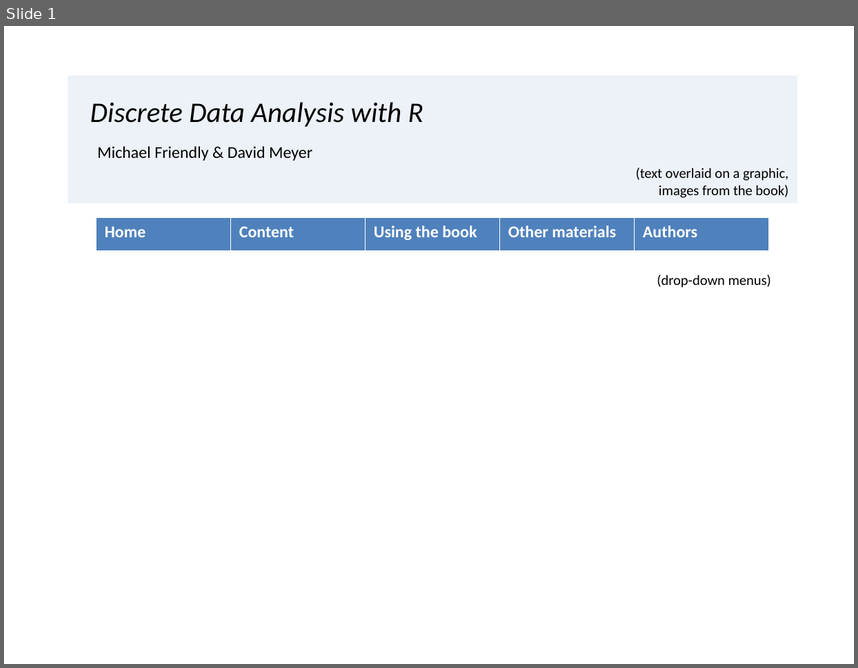
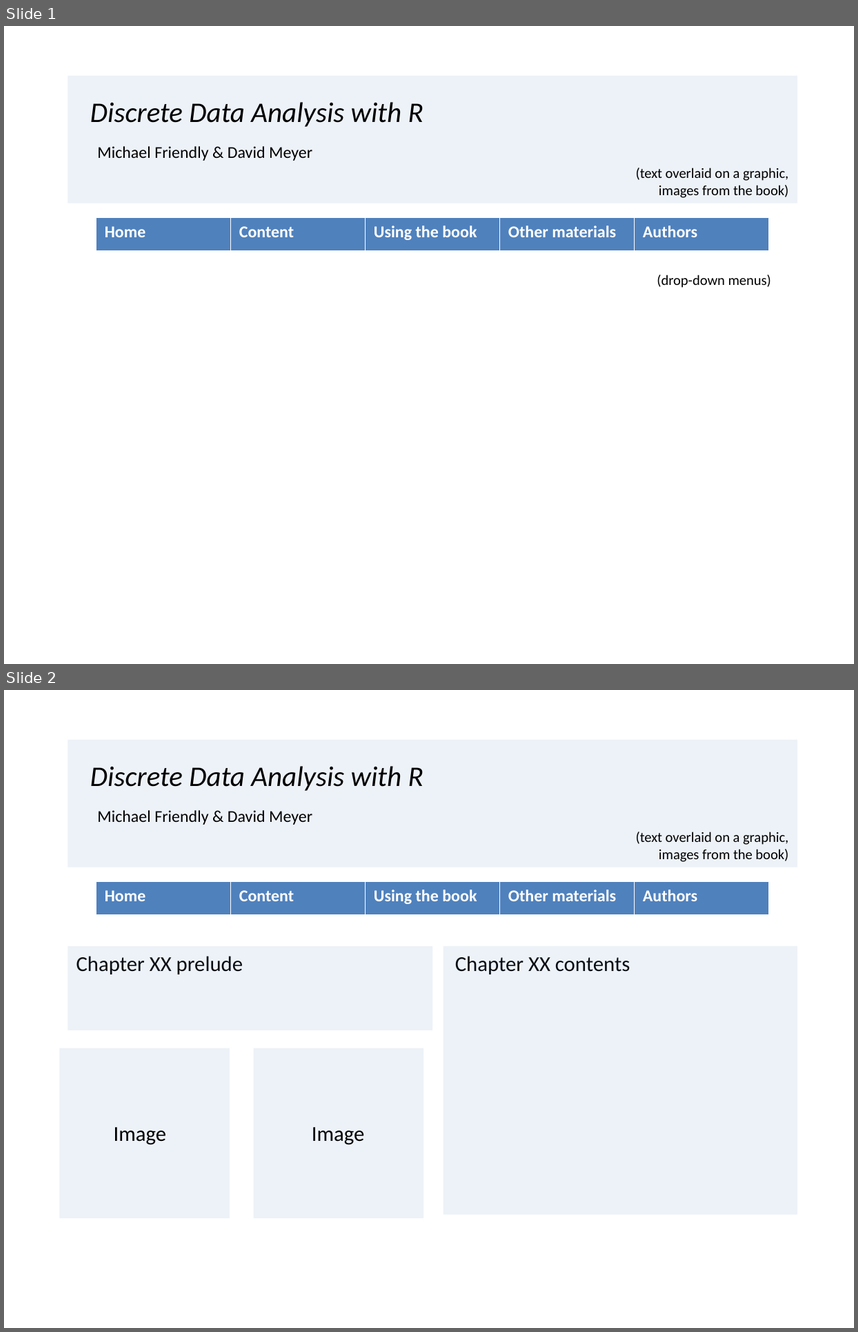
Before and after one commit to friendly/VCDR, a slide deck: Web/DDAR-web-mockup.pptx. Shown one above the other, each under a label of ours: slide 1 before the commit, slides 1 and 2 after it. The pictures are 858x668 and 858x1332 pixels, drawn with LibreOffice and Linux fonts; fonts in the diff are those of the drawing. Boxes give left, top, right and bottom in pixels: in the first picture for what was removed or moved away, otherwise in the second. Text is boxed around its words. In the diff, an @@ line names an element or a change of style, - is before the commit and + after.

Commit message:
added sample chapter page to DDAR-web-mockup

```diff
--- a/Web/DDAR-web-mockup.pptx
+++ b/Web/DDAR-web-mockup.pptx
@@ slide 2 added at (4,690,854,1328), background #FFFFFF @@
@@ rectangle added at (67,739,797,867), fill #4F81BD at 10% opacity @@
@@ text added at (90,766,424,791), 24 pt, text #000000, italic @@
+Discrete Data Analysis with R
@@ text added at (97,810,312,825), 14 pt, text #000000 @@
+Michael Friendly & David Meyer
@@ text added at (636,831,789,862), 12 pt, text #000000 @@
+(text overlaid on a graphic, images from the book)
@@ table added at (96,881,767,916), 1 rows, 5 columns @@
+Home | Content | Using the book | Other materials | Authors
@@ rectangle added at (67,946,432,1030), fill #4F81BD at 10% opacity @@
@@ text added at (76,956,243,974), 18 pt, text #000000 @@
+Chapter XX prelude
@@ rectangle added at (444,946,798,1214), fill #4F81BD at 10% opacity @@
@@ text added at (455,956,630,974), 18 pt, text #000000 @@
+Chapter XX contents
@@ rectangle added at (59,1048,229,1218), fill #4F81BD at 10% opacity @@
@@ rectangle added at (254,1048,424,1218), fill #4F81BD at 10% opacity @@
@@ text added at (114,1127,167,1145), 18 pt, text #000000 @@
+Image
@@ text added at (312,1127,365,1145), 18 pt, text #000000 @@
+Image
```
Also in this commit, not shown: 1 other file.
